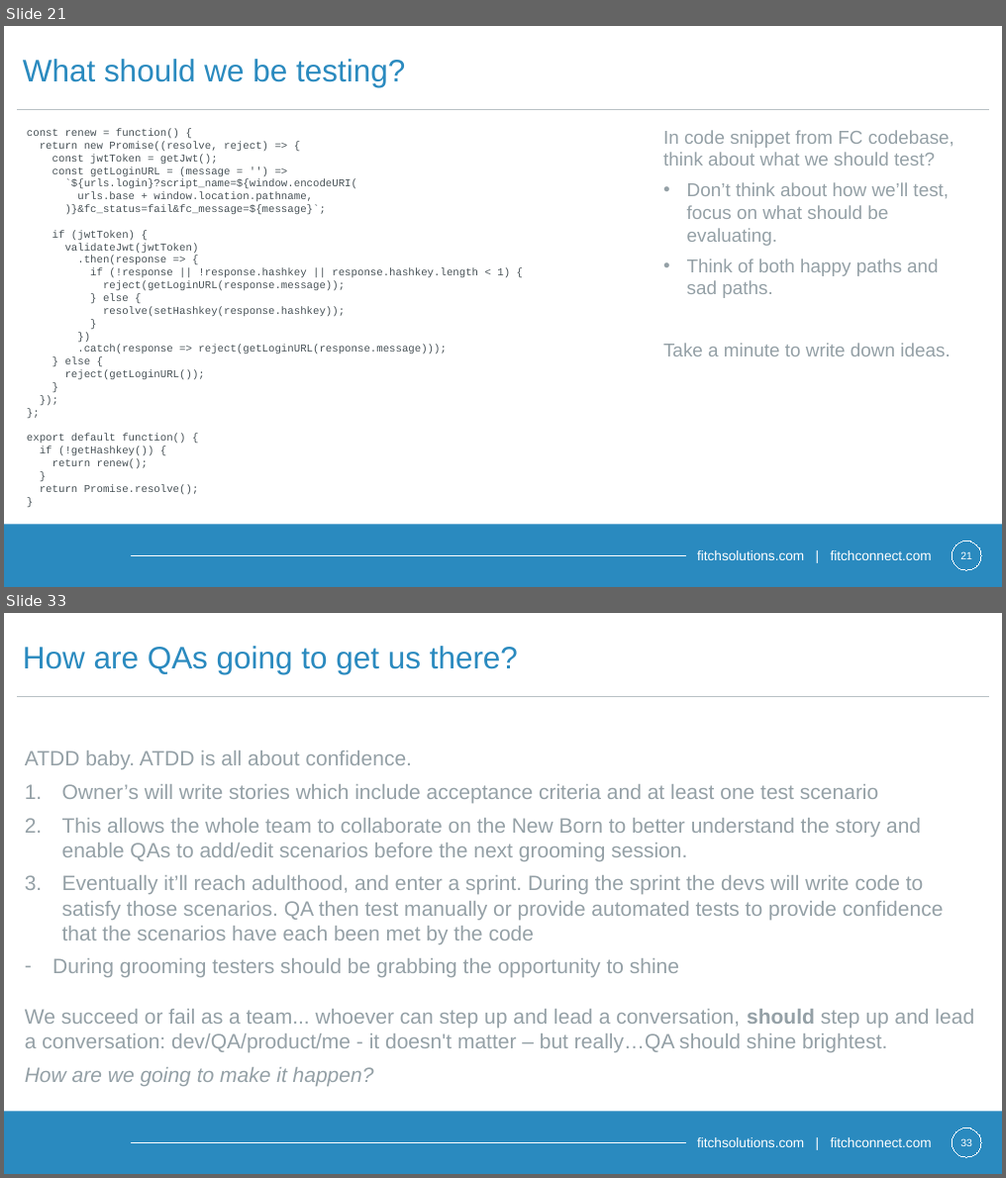
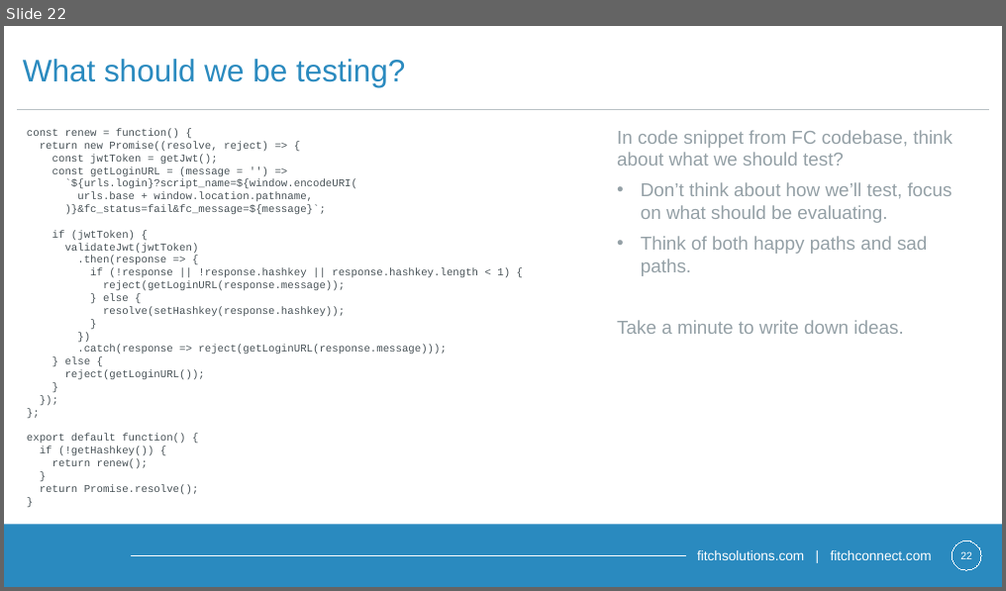
Before and after one commit to Contrapuntist/jesttutorial, a slide deck: presentation/unittestingintro.pptx. Shown one above the other, each under a label of ours: slides 21 and 33 before the commit, slide 22 after it; the slides between them are not shown. The pictures are 1006x1178 and 1006x591 pixels, drawn with LibreOffice and Linux fonts; fonts in the diff are those of the drawing; background and template pictures are left out. Boxes give left, top, right and bottom in pixels: in the first picture for what was removed or moved away, otherwise in the second. Text is boxed around its words. In the diff, an @@ line names an element or a change of style, - is before the commit and + after.

```diff
--- a/presentation/unittestingintro.pptx
+++ b/presentation/unittestingintro.pptx
@@ slide 33 removed at (x1=4, y1=613, x2=1002, y2=1174), background #FFFFFF; not listed: 5 template elements that a slide beside it also shows @@
@@ title removed at (x1=23, y1=646, x2=518, y2=674) @@
-How are QAs going to get us there?
@@ text removed at (x1=25, y1=751, x2=974, y2=1086) @@
-ATDD baby. ATDD is all about confidence.
-1. Owner’s will write stories which include acceptance criteria and at least one test scenario
-2. This allows the whole team to collaborate on the New Born to better understand the story and enable QAs to add/edit scenarios before the next grooming session.
-3. Eventually it’ll reach adulthood, and enter a sprint. During the sprint the devs will write code to satisfy those scenarios. QA then test manually or provide automated tests to provide confidence that the scenarios have each been met by the code
-– During grooming testers should be grabbing the opportunity to shine
-We succeed or fail as a team... whoever can step up and lead a conversation, should step up and lead a conversation: dev/QA/product/me - it doesn't matter – but really…QA should shine brightest.
-How are we going to make it happen?
@@ what was slide 21 is now slide 22 @@
@@ slide 22 changed as well @@
@@ text "In code snippet from FC ..." rewrapped from (x1=663, y1=130, x2=954, y2=357) to (x1=617, y1=130, x2=952, y2=334) @@
@@ page number at (x1=960, y1=552, x2=972, y2=560): text changed @@
-21
+22
```
Also in this commit, not shown: 13 other slides changed, 3 slides added, 22 other slides removed, 9 other files.
